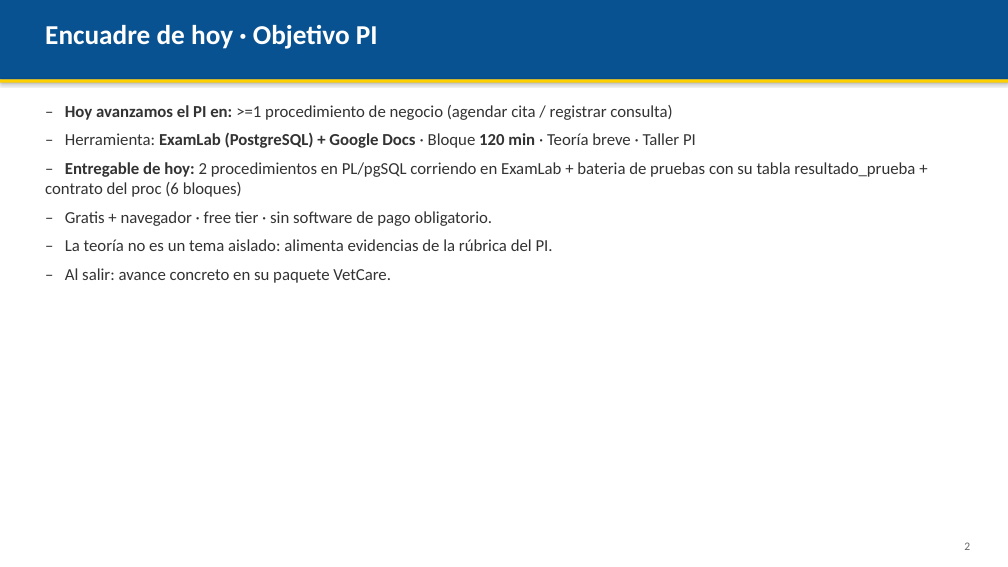
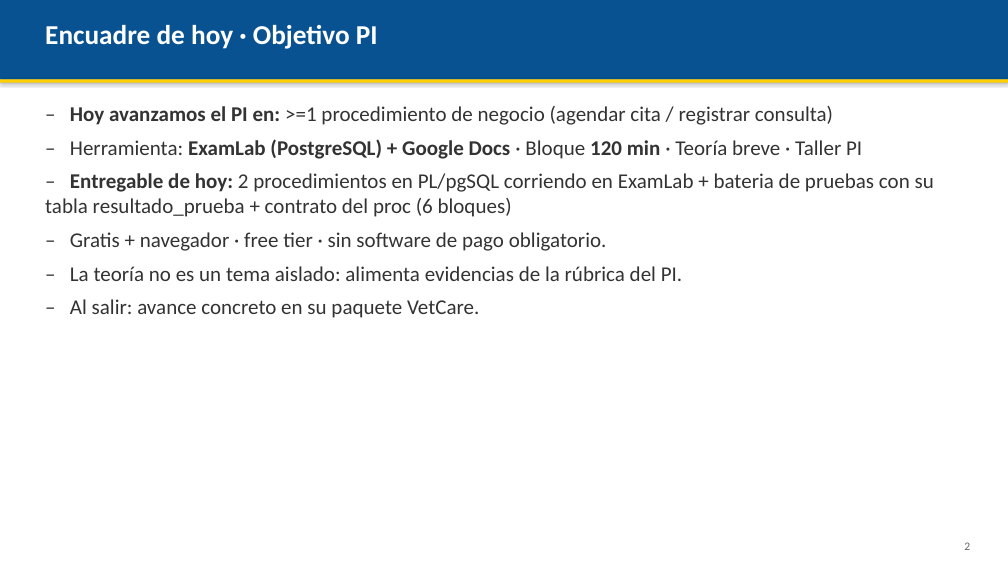
Before and after one commit to AndresDFX/UNIAJ, a slide deck: slide 2 of Bases de Datos II/Clases/Clase 3 - Procedimientos almacenados/Presentacion.pptx. Drawn at 1008x567 pixels with LibreOffice and Linux fonts; fonts in the diff are those of the drawing. Boxes give left, top, right and bottom in pixels: in the first picture for what was removed or moved away, otherwise in the second. Text is boxed around its words. In the diff, an @@ line names an element or a change of style, - is before the commit and + after.

```diff
--- a/Bases de Datos II/Clases/Clase 3 - Procedimientos almacenados/Presentacion.pptx
+++ b/Bases de Datos II/Clases/Clase 3 - Procedimientos almacenados/Presentacion.pptx
@@ text "– Hoy avanzamos el PI ..." at box(45, 106, 934, 318): size 16 to 20 pt @@
```
Also in this commit, not shown: 13 other slides changed, 1 slide added, 4 other files.
